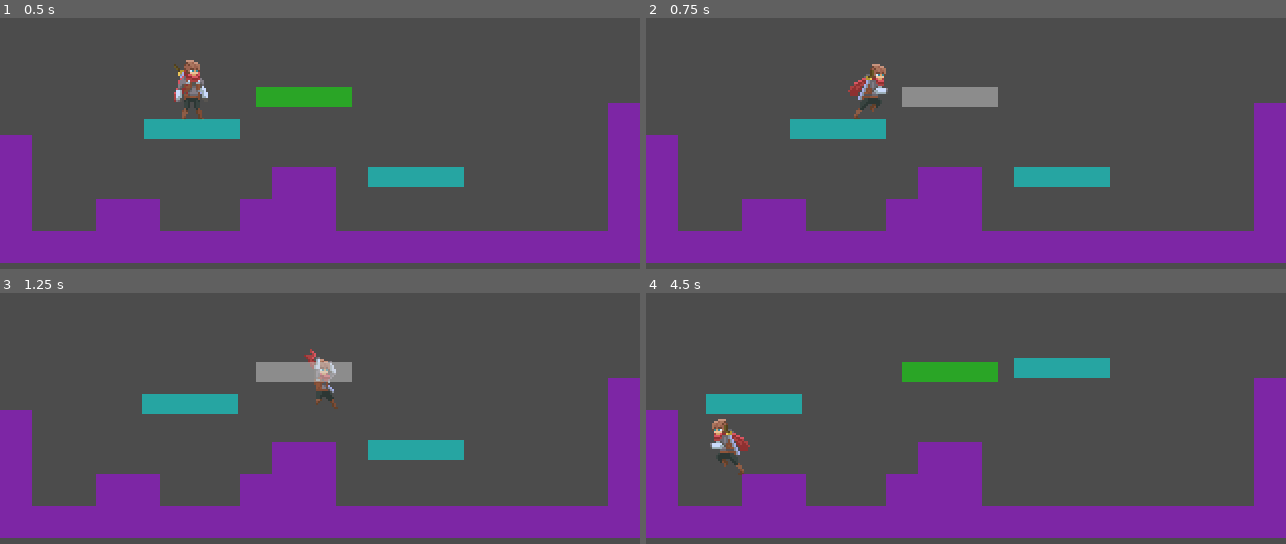
Above: before the commit, frames 1-4 (two rows, left to right).
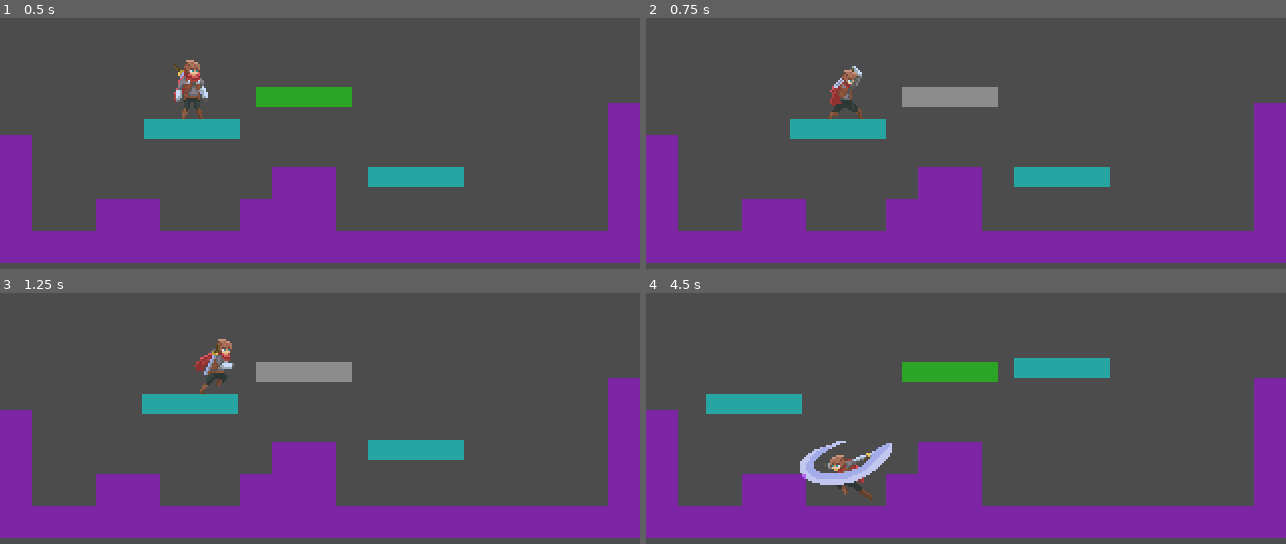
Above: after the commit, the same moments.

Repository: yossielimelech/godot2d-physics
Game: Godot game, scene res://Scenes/Level.tscn
The game is run twice, just before and just after one commit, with the same random seed, the same clock (stepped at 60 frames per second) and the same inputs.
Inputs:
- Up to frame 1 (0.5 s): no input
- Up to frame 2 (0.75 s): hold Right (ui_right) from 0.53 s (still down); tap X (Attack) at 0.6 s
- Up to frame 3 (1.25 s): keep holding Right (ui_right); tap Z (jump) at 0.77 s
- Up to frame 4 (4.5 s): release Right (ui_right) at 1.28 s; hold Left (ui_left) 1.28-2.03 s; tap X (Attack) every 0.75 s from 1.35 to 4.35 s; tap Z (jump) at 1.52, 3.02, 3.77 s; hold Right (ui_right) 2.03-3.53 s; hold Left (ui_left) from 3.53 s (still down)

Frame 1 is identical in both runs. In frame 2, 1.1% of the frame differs, in the area x 28-38%, y 18-41%; in frame 3, 1.1%; in frame 4, 2.0%, in the area x 10-39%, y 50-83%.

Commit message:
randomize attacks.

Diff:
--- a/Scenes/Player.tscn
+++ b/Scenes/Player.tscn
@@ -26,12 +26,35 @@
 [ext_resource path="res://Sprites/Individual Sprites/adventurer-air-attack1-01.png" type="Texture" id=24]
 [ext_resource path="res://Sprites/Individual Sprites/adventurer-air-attack1-03.png" type="Texture" id=25]
 [ext_resource path="res://Sprites/Individual Sprites/adventurer-air-attack1-02.png" type="Texture" id=26]
+[ext_resource path="res://Sprites/Individual Sprites/adventurer-attack3-04.png" type="Texture" id=27]
+[ext_resource path="res://Sprites/Individual Sprites/adventurer-attack2-02.png" type="Texture" id=28]
+[ext_resource path="res://Sprites/Individual Sprites/adventurer-attack3-01.png" type="Texture" id=29]
+[ext_resource path="res://Sprites/Individual Sprites/adventurer-attack2-00.png" type="Texture" id=30]
+[ext_resource path="res://Sprites/Individual Sprites/adventurer-attack1-04.png" type="Texture" id=31]
+[ext_resource path="res://Sprites/Individual Sprites/adventurer-attack2-04.png" type="Texture" id=32]
+[ext_resource path="res://Sprites/Individual Sprites/adventurer-attack2-03.png" type="Texture" id=33]
+[ext_resource path="res://Sprites/Individual Sprites/adventurer-attack2-05.png" type="Texture" id=34]
+[ext_resource path="res://Sprites/Individual Sprites/adventurer-attack3-00.png" type="Texture" id=35]
+[ext_resource path="res://Sprites/Individual Sprites/adventurer-attack3-03.png" type="Texture" id=36]
+[ext_resource path="res://Sprites/Individual Sprites/adventurer-attack2-01.png" type="Texture" id=37]
+[ext_resource path="res://Sprites/Individual Sprites/adventurer-attack3-05.png" type="Texture" id=38]
+[ext_resource path="res://Sprites/Individual Sprites/adventurer-attack3-02.png" type="Texture" id=39]
 
 [sub_resource type="SpriteFrames" id=1]
 animations = [ {
 "frames": [ ExtResource( 16 ), ExtResource( 13 ), ExtResource( 14 ), ExtResource( 15 ) ],
 "loop": false,
 "name": "Jump",
+"speed": 5.0
+}, {
+"frames": [ ExtResource( 23 ), ExtResource( 24 ), ExtResource( 26 ), ExtResource( 25 ) ],
+"loop": false,
+"name": "AirAttack",
+"speed": 10.0
+}, {
+"frames": [ ExtResource( 18 ), ExtResource( 17 ) ],
+"loop": false,
+"name": "Fall",
 "speed": 5.0
 }, {
 "frames": [ ExtResource( 1 ), ExtResource( 4 ), ExtResource( 3 ), ExtResource( 2 ) ],
@@ -44,19 +67,19 @@
 "name": "Run",
 "speed": 10.0
 }, {
-"frames": [ ExtResource( 19 ), ExtResource( 20 ), ExtResource( 22 ), ExtResource( 21 ) ],
+"frames": [ ExtResource( 19 ), ExtResource( 20 ), ExtResource( 22 ), ExtResource( 21 ), ExtResource( 31 ) ],
 "loop": false,
-"name": "Attack",
+"name": "Attack1",
 "speed": 10.0
 }, {
-"frames": [ ExtResource( 18 ), ExtResource( 17 ) ],
+"frames": [ ExtResource( 35 ), ExtResource( 29 ), ExtResource( 39 ), ExtResource( 36 ), ExtResource( 27 ), ExtResource( 38 ) ],
 "loop": false,
-"name": "Fall",
-"speed": 5.0
+"name": "Attack3",
+"speed": 10.0
 }, {
-"frames": [ ExtResource( 23 ), ExtResource( 24 ), ExtResource( 26 ), ExtResource( 25 ) ],
+"frames": [ ExtResource( 30 ), ExtResource( 37 ), ExtResource( 28 ), ExtResource( 33 ), ExtResource( 32 ), ExtResource( 34 ) ],
 "loop": false,
-"name": "AirAttack",
+"name": "Attack2",
 "speed": 10.0
 } ]
 
@@ -65,8 +88,8 @@
 
 [node name="AnimatedSprite" type="AnimatedSprite" parent="."]
 frames = SubResource( 1 )
-animation = "AirAttack"
-frame = 3
+animation = "Attack1"
+frame = 4
 playing = true
 
 [node name="Hitbox" parent="." instance=ExtResource( 12 )]
--- a/Scripts/Player.gd
+++ b/Scripts/Player.gd
@@ -20,6 +20,8 @@
 var attacking : bool
 var air_attack : bool
 
+var attack_animations = {"Attack1" : 4, "Attack2" : 5, "Attack3" : 5 }
+
 func _process(delta):
 	on_ground = Game.check_walls_collision(self, Vector2.DOWN)
 
@@ -30,11 +32,7 @@
 
 	direction = sign(Input.get_action_strength("ui_right") - Input.get_action_strength("ui_left"))
 
-	if(animated_sprite.animation == "Attack" && animated_sprite.frame == animated_sprite.frames.frames.size()):
-		attacking = false;
-
-	if(animated_sprite.animation == "AirAttack" && animated_sprite.frame == animated_sprite.frames.frames.size()):
-		air_attack = false;
+	CheckIfAttackAnimationEnded()
 
 	if !attacking && !air_attack:
 		var attack = Input.is_action_just_pressed("Attack")
@@ -78,12 +76,20 @@
 	move_x(velocity.x * delta, funcref(self, "on_collision_x"))
 	move_y(velocity.y * delta, funcref(self, "on_collision_y"))
 
+func CheckIfAttackAnimationEnded():
+	for attack in attack_animations:
+		if(animated_sprite.animation == attack && animated_sprite.frame == attack_animations[attack]):
+			attacking = false
+
+	if(animated_sprite.animation == "AirAttack" && animated_sprite.frame == 3):
+		air_attack = false;
+
 func PlayCorrectAnimation(velocity):
 	if air_attack:
 		PlayUniqueAnimation("AirAttack")
 		return
 	if attacking:
-		PlayUniqueAnimation("Attack")
+		PlayUniqueAnimation(GetRandomGroundAttack())
 		return
 	if !on_ground:
 		if velocity.y < 0:
@@ -97,10 +103,15 @@
 			PlayUniqueAnimation("Idle")
 
 func PlayUniqueAnimation(animation):
+	if(animated_sprite.is_playing()  && attack_animations.has(animation) && attack_animations.has(animated_sprite.animation)):
+		return
 	if(animated_sprite.is_playing() && animated_sprite.animation == animation):
 		return
 	animated_sprite.play(animation)
 
+func GetRandomGroundAttack():
+	var i = randi() % 3 + 1
+	return "Attack%s" % i
 
 func on_collision_x():
 	velocity.x = 0
Not shown: 1 places in Scenes/Player.tscn that only renumber resources
